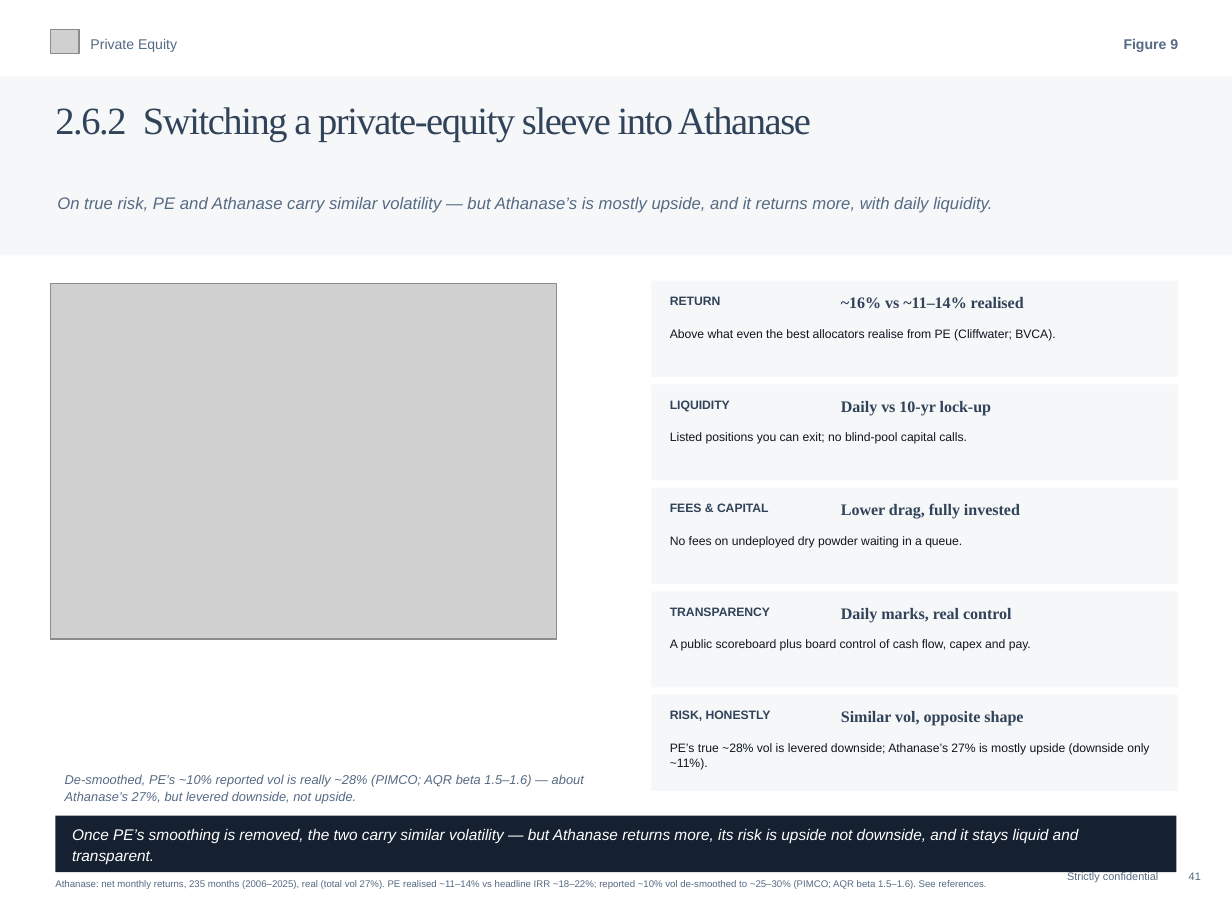
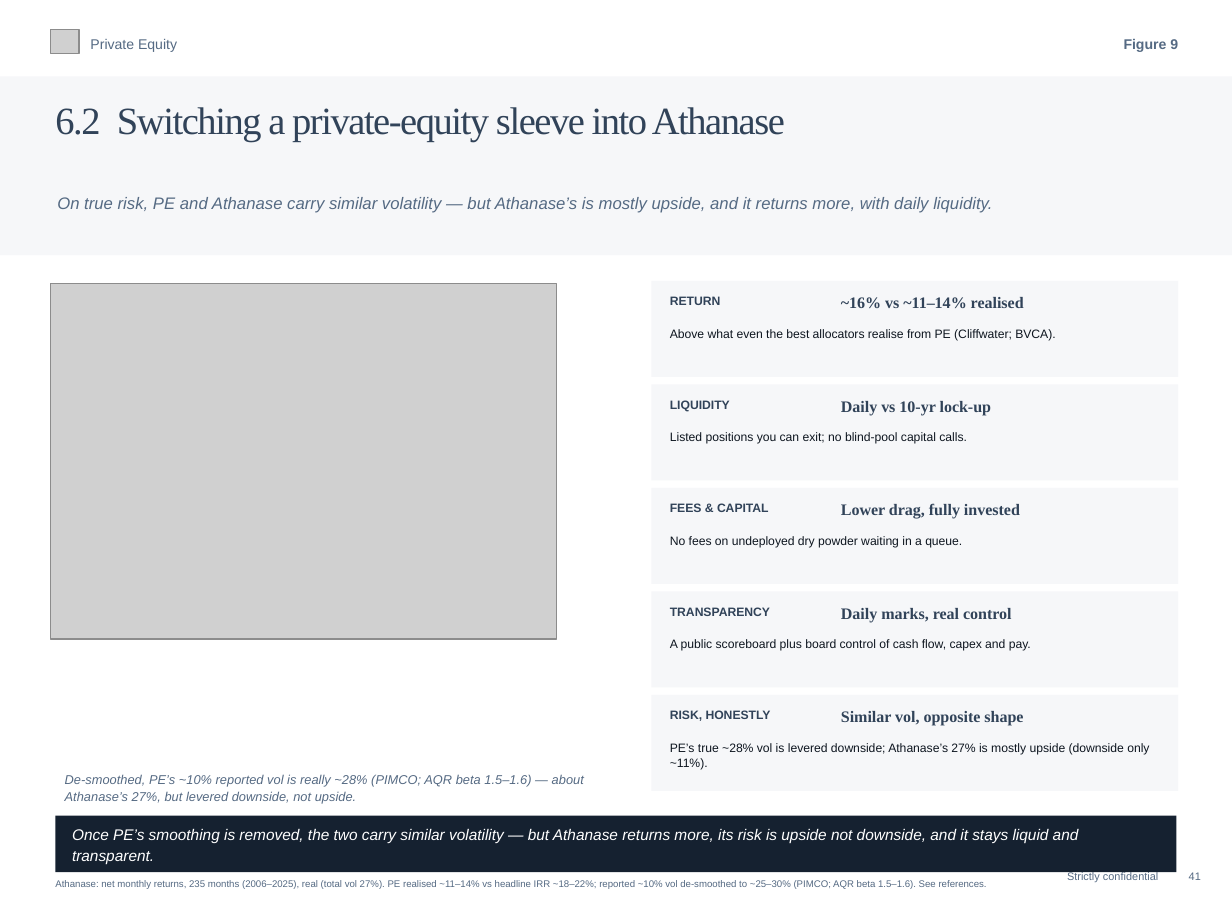
Before and after one commit to charette-lab/Claude, a slide deck: slide 44 of Athanase_Engaged_Ownership_Allocator_Deck.pptx. Drawn at 1232x924 pixels with LibreOffice and Linux fonts; fonts in the diff are those of the drawing; grey boxes stand for pictures. Boxes give left, top, right and bottom in pixels: in the first picture for what was removed or moved away, otherwise in the second. Text is boxed around its words. In the diff, an @@ line names an element or a change of style, - is before the commit and + after.

```diff
--- a/Athanase_Engaged_Ownership_Allocator_Deck.pptx
+++ b/Athanase_Engaged_Ownership_Allocator_Deck.pptx
@@ text at <box>55,107,785,142</box>: text changed @@
-2.6.2 Switching a private-equity sleeve into Athanase
+6.2 Switching a private-equity sleeve into Athanase
```
Also in this commit, not shown: 39 other slides changed, 1 other file.
